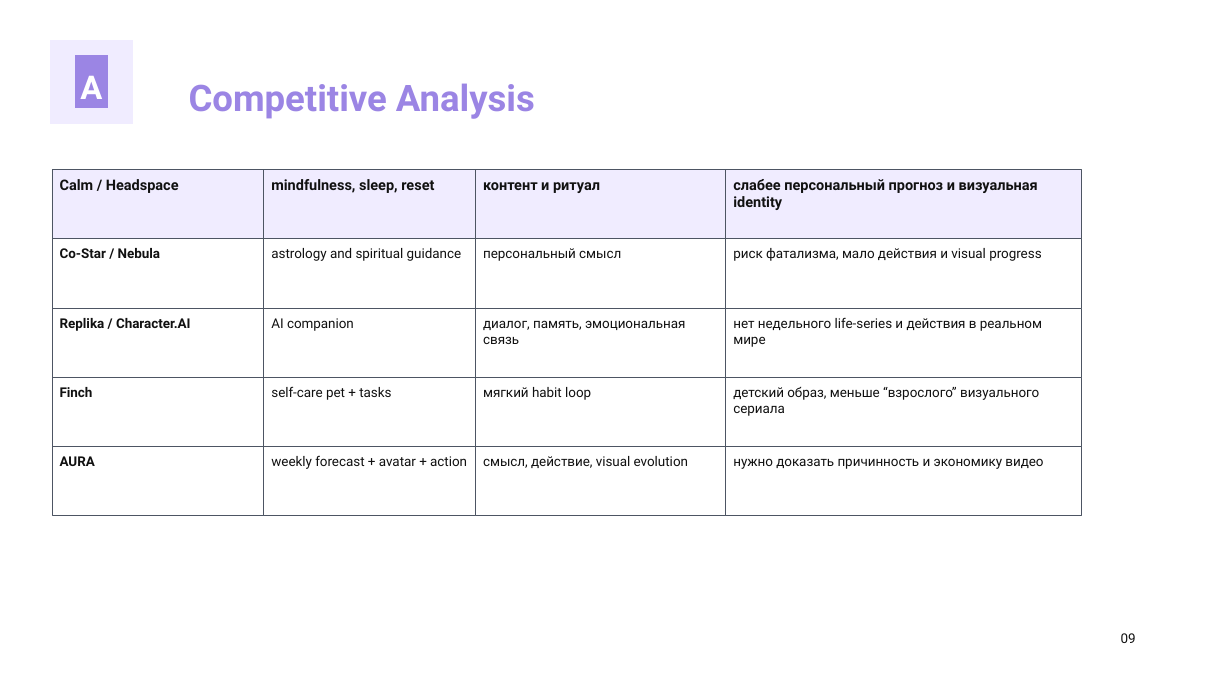
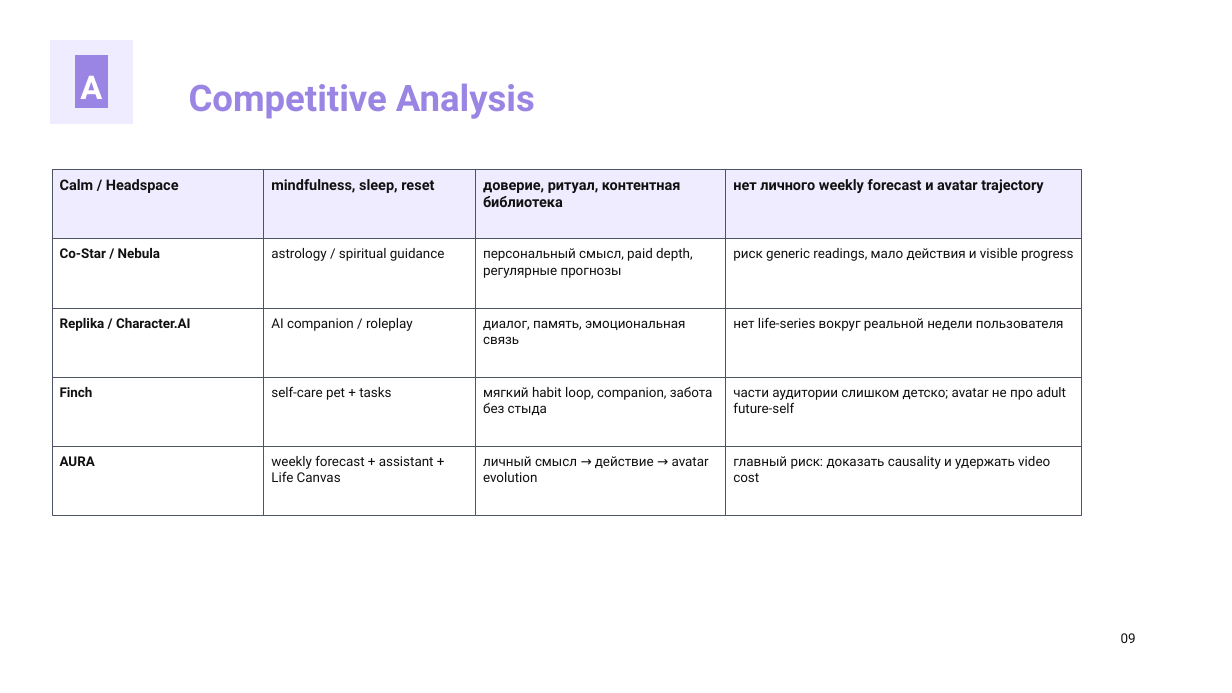
Before and after one commit to kirbudilov01/alina-research, a slide deck: slide 9 of output/pptx/AURA_TRENDVI_STYLE_DECK.pptx. Drawn at 1232x693 pixels with LibreOffice and Linux fonts; fonts in the diff are those of the drawing. Boxes give left, top, right and bottom in pixels: in the first picture for what was removed or moved away, otherwise in the second. Text is boxed around its words. In the diff, an @@ line names an element or a change of style, - is before the commit and + after.

```diff
--- a/output/pptx/AURA_TRENDVI_STYLE_DECK.pptx
+++ b/output/pptx/AURA_TRENDVI_STYLE_DECK.pptx
@@ text at [733,179,1043,193]: text changed @@
-слабее персональный прогноз и визуальная identity
+нет личного weekly forecast и avatar trajectory
@@ text at [483,182,681,207]: text changed @@
-контент и ритуал
+доверие, ритуал, контентная библиотека
@@ text at [271,248,444,261]: text changed @@
-astrology and spiritual guidance
+astrology / spiritual guidance
@@ text at [483,248,693,278]: text changed @@
-персональный смысл
+персональный смысл, paid depth, регулярные прогнозы
@@ text at [733,248,1073,261]: text changed @@
-риск фатализма, мало действия и visual progress
+риск generic readings, мало действия и visible progress
@@ text at [271,318,413,331]: text changed @@
-AI companion
+AI companion / roleplay
@@ text at [733,317,1064,331]: text changed @@
-нет недельного life-series и действия в реальном мире
+нет life-series вокруг реальной недели пользователя
@@ text at [483,387,713,415]: text changed @@
-мягкий habit loop
+мягкий habit loop, companion, забота без стыда
@@ text at [733,387,1066,413]: text changed @@
-детский образ, меньше “взрослого” визуального сериала
+части аудитории слишком детско; avatar не про adult future-self
@@ text at [271,455,434,482]: text changed @@
-weekly forecast + avatar + action
+weekly forecast + assistant + Life Canvas
@@ text at [483,456,709,482]: text changed @@
-смысл, действие, visual evolution
+личный смысл → действие → avatar evolution
@@ text at [733,456,1050,482]: text changed @@
-нужно доказать причинность и экономику видео
+главный риск: доказать causality и удержать video cost
```
Also in this commit, not shown: 16 other slides changed, 3 other files.
